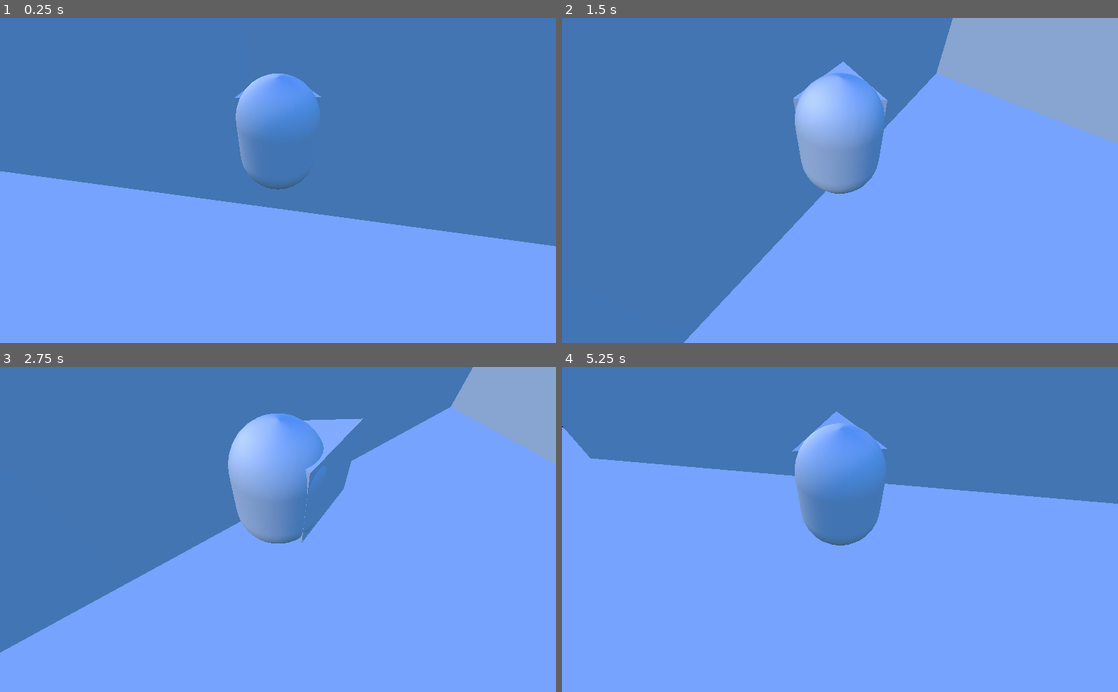
Above: before the commit, frames 1-4 (two rows, left to right).
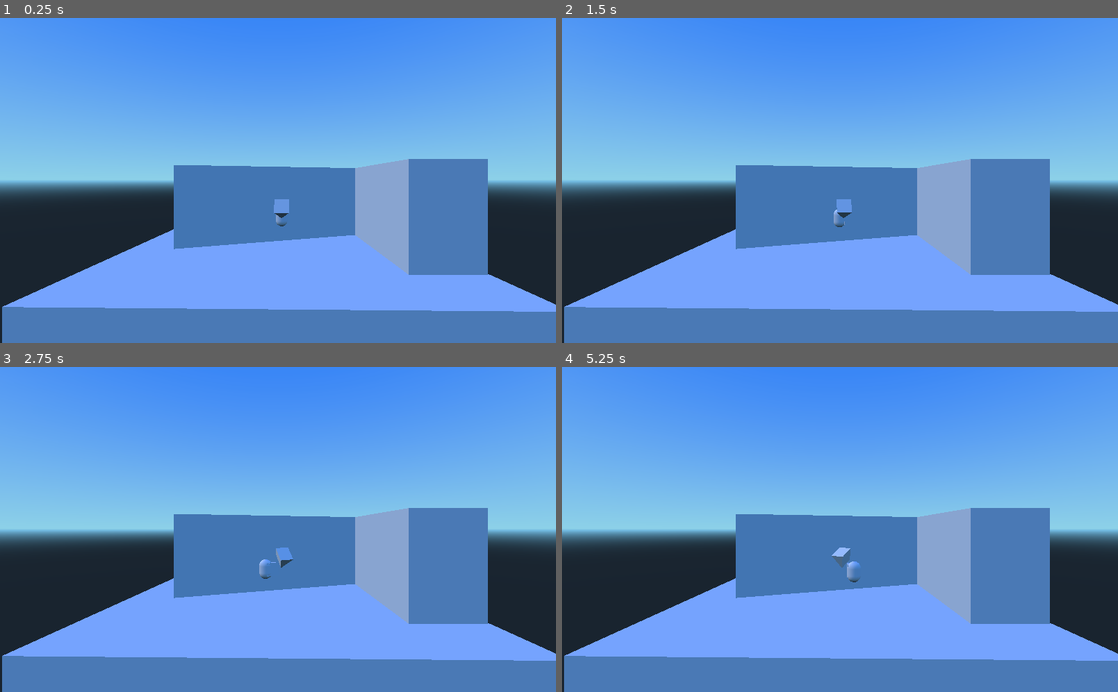
Above: after the commit, the same moments.

Repository: QbieShay/GodotSpringArm
Game: Godot game, scene res://main.tscn
Same seed, same stepped clock (60 frames per second), same inputs: the game is played once before the commit and once after it. The project has no main scene, so this scene is started directly.
Inputs:
- Up to frame 1 (0.25 s): no input
- Up to frame 2 (1.5 s): hold Right (ui_right) 0.53-1.28 s; hold Down (ui_down) from 1.28 s (still down)
- Up to frame 3 (2.75 s): release Down (ui_down) at 2.03 s; hold Right (ui_right) from 2.03 s (still down)
- Up to frame 4 (5.25 s): release Right (ui_right) at 2.78 s; hold Up (ui_up) 2.78-3.53 s; hold Left (ui_left) 3.53-5.03 s; hold Down (ui_down) from 5.03 s (still down)

The runs differ from the first frame. In frame 1, 77% of the frame differs, in the area x 0-100%, y 0-100%; in frame 2, 79%; in frame 3, 77%; in frame 4, 80%.
Error after the commit: Division By Zero in operator '/'. (res://SpringArm.gd:32)

Commit message:
fixed initial WHEEY into space

Diff:
--- a/SpringArm.gd
+++ b/SpringArm.gd
@@ -22,6 +22,7 @@
 	time_since_last_physic_process = 0
 	if(target == null):
 		set_physics_process(false)
+		set_process(false)
 
 var time_since_last_physic_process = 0
 func _process(delta):
@@ -35,7 +36,7 @@
 
 func set_interpolate_physics_frames(i):
 	interpolate_physics_frames = i
-	set_process(i)
+	#set_process(i)
 
 func get_interpolate_physics_frames():
 	return interpolate_physics_frames
@@ -43,10 +44,12 @@
 func assign_target( t ):
 	if (t == null):
 		set_physics_process(false)
+		set_process(true)
 		return
 	#TODO do stuff and enable process
 	target = t
 	set_physics_process(true)
+	set_process(true)
 
 onready var _last_physics_position = global_transform.origin
 
@@ -55,6 +58,7 @@
 var physic_delta
 func _physics_process(delta):
 	time_since_last_physic_process = 0
+	print(str(delta))
 	var wanted_pos = _compute_movement()
 	if(interpolate_physics_frames):
 		#Use move and slide to calculate the right position and then move back
--- a/main.tscn
+++ b/main.tscn
@@ -29,13 +29,13 @@
 
 extents = Vector3( 3.89002, 2.39225, 1 )
 
-[sub_resource type="SphereMesh" id=6]
-
-radius = 1.0
-height = 2.0
-radial_segments = 64
-rings = 32
-is_hemisphere = false
+[sub_resource type="PrismMesh" id=6]
+
+left_to_right = 0.5
+size = Vector3( 2, 2, 2 )
+subdivide_width = 0
+subdivide_height = 0
+subdivide_depth = 0
 
 [node name="Spatial" type="Spatial" index="0"]
 
@@ -146,11 +146,11 @@
 
 [node name="Spring" parent="." index="4" instance=ExtResource( 2 )]
 
-transform = Transform( 1, 0, 0, 0, 1, 0, 0, 0, 1, -9.3855, 3.1041, 0 )
+transform = Transform( 1, 0, 0, 0, 1, 0, 0, 0, 1, -9.3855, 5.08701, 0 )
 _sections_unfolded = [ "Axis Lock", "Transform" ]
 spring_max_length = 5
-smoothness = 0.447
-interpolate_physics_frames = false
+smoothness = 0.95
+interpolate_physics_frames = true
 
 [node name="Camera" type="Camera" parent="Spring" index="1"]
 
@@ -169,6 +169,7 @@
 
 [node name="MeshInstance" type="MeshInstance" parent="Spring" index="2"]
 
+transform = Transform( 1, 0, 0, 0, -0.00579072, 0.999983, 0, -0.999983, -0.00579072, 0, 0, 0 )
 layers = 1
 material_override = null
 cast_shadow = 1
@@ -192,7 +193,7 @@
 v_offset = 0.0
 doppler_tracking = 0
 projection = 0
-current = false
+current = true
 fov = 70.0
 size = 1.0
 near = 0.05
--- a/project.godot
+++ b/project.godot
@@ -19,8 +19,7 @@
 
 [physics]
 
-common/physics_fps=15
-3d/physics_engine="GodotPhysics"
+3d/physics_engine="Bullet"
 
 [rendering]
 
